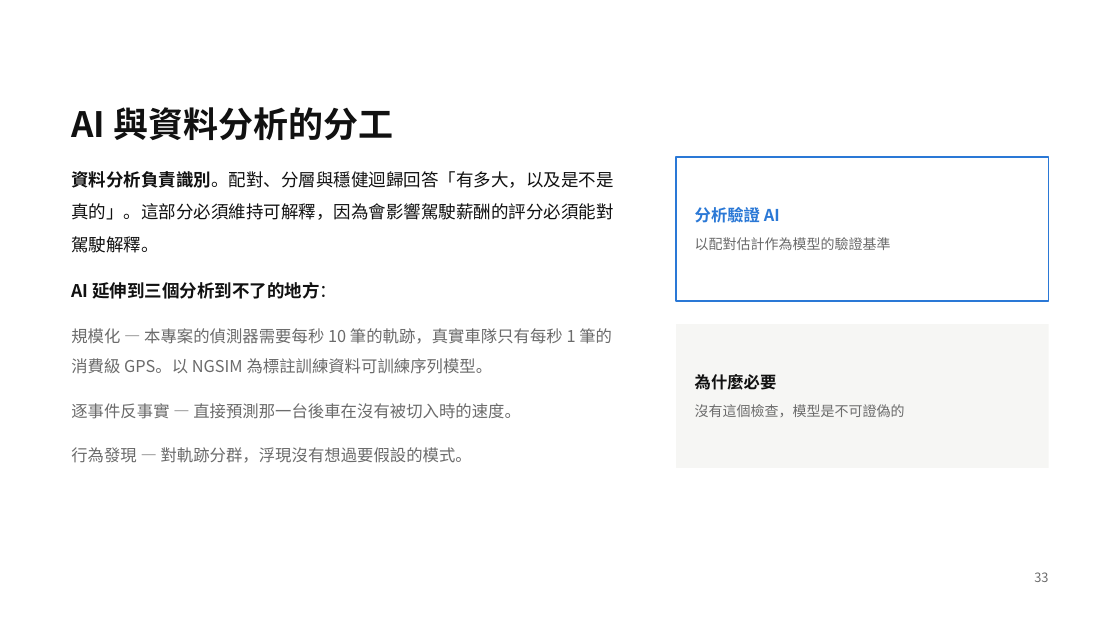
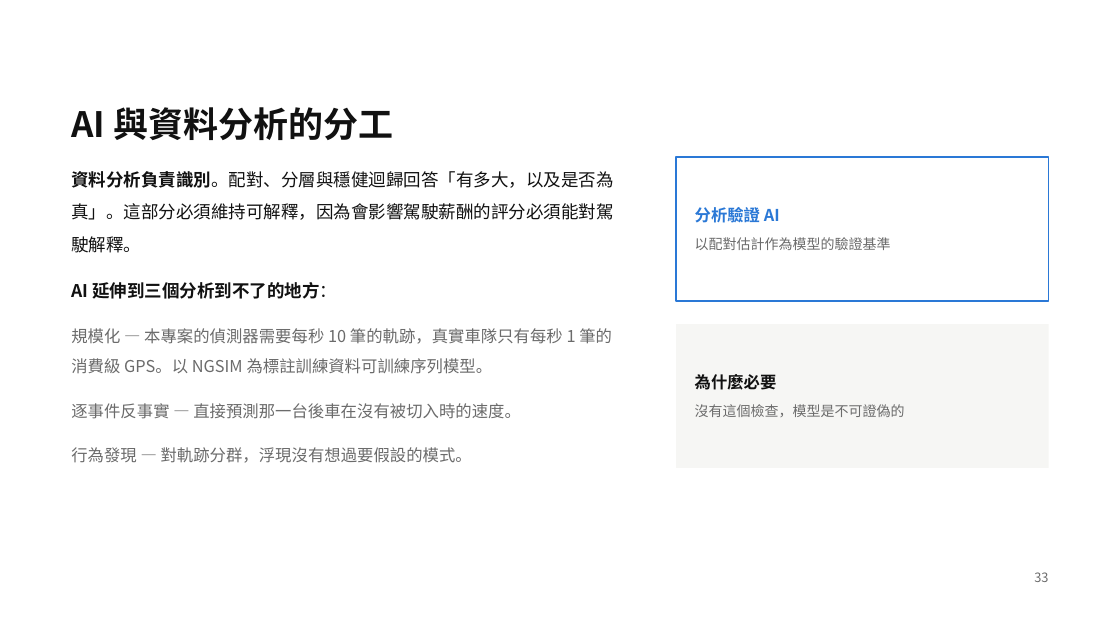
Before and after one commit to wein2004/lane-change-externality, a slide deck: slide 33 of 變換車道的外部成本.pptx. Drawn at 1120x630 pixels with LibreOffice and Linux fonts; fonts in the diff are those of the drawing. Boxes give left, top, right and bottom in pixels: in the first picture for what was removed or moved away, otherwise in the second. Text is boxed around its words. In the diff, an @@ line names an element or a change of style, - is before the commit and + after.

```diff
--- a/變換車道的外部成本.pptx
+++ b/變換車道的外部成本.pptx
@@ text at [71,171,613,253]: text changed @@
-資料分析負責識別。配對、分層與穩健迴歸回答「有多大，以及是不是真的」。這部分必須維持可解釋，因為會影響駕駛薪酬的評分必須能對駕駛解釋。
+資料分析負責識別。配對、分層與穩健迴歸回答「有多大，以及是否為真」。這部分必須維持可解釋，因為會影響駕駛薪酬的評分必須能對駕駛解釋。
```
Also in this commit, not shown: 10 other slides changed, 3 other files.
